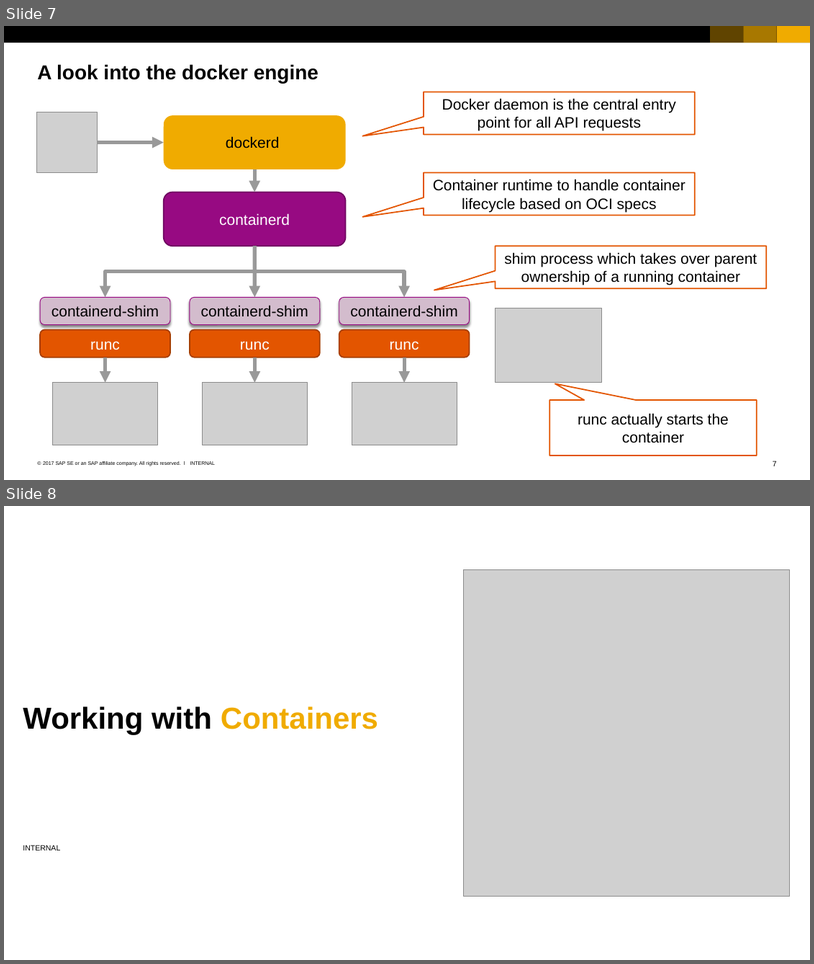
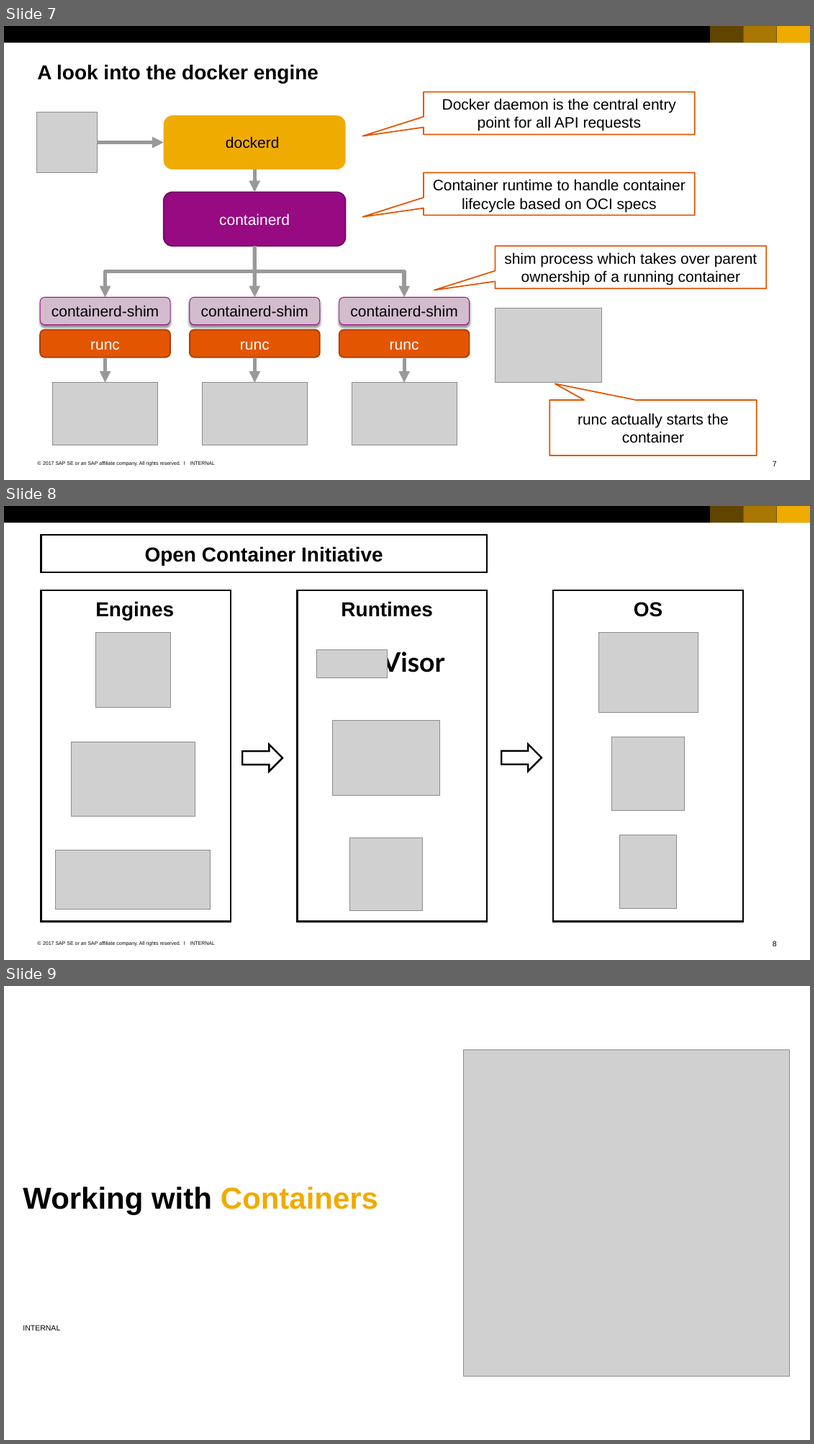
Before and after one commit to cuijiyao01/docker-k8s-training, a slide deck: docker/02_Docker_Fundamentals.pptx. Shown one above the other, each under a label of ours: slides 7 and 8 before the commit, slides 7, 8 and 9 after it. The pictures are 814x964 and 814x1444 pixels, drawn with LibreOffice and Linux fonts; fonts in the diff are those of the drawing; grey boxes stand for pictures; background and template pictures are left out. Boxes give left, top, right and bottom in pixels: in the first picture for what was removed or moved away, otherwise in the second. Text is boxed around its words. In the diff, an @@ line names an element or a change of style, - is before the commit and + after.

Commit message:
move slide about container runtimes to docker fundamentals

```diff
--- a/docker/02_Docker_Fundamentals.pptx
+++ b/docker/02_Docker_Fundamentals.pptx
@@ slide 8 added at [4,506,810,960], background #FFFFFF; not listed: 7 template elements that a slide beside it also shows @@
@@ rectangle added at [41,535,487,572], outline #000000 2 pt, 24 pt, text #000000, bold @@
+Open Container Initiative
@@ group added at [297,591,487,921]: 3 pictures, 2 texts, 1 rectangle @@
+gVisor
+Runtimes
@@ rectangle added at [553,591,743,921], outline #000000 2 pt @@
@@ group added at [41,591,231,921]: 3 pictures, 1 rectangle, 1 text @@
+Engines
@@ text added at [634,602,663,617], 24 pt, text #000000, bold @@
+OS
@@ picture added at [599,632,699,711] @@
@@ picture added at [612,737,684,810] @@
@@ right arrow added at [242,744,282,771], outline #000000 2 pt @@
@@ right arrow added at [502,744,541,771], outline #000000 2 pt @@
@@ picture added at [620,835,676,908] @@
@@ what was slide 8 is now slide 9 @@
```
